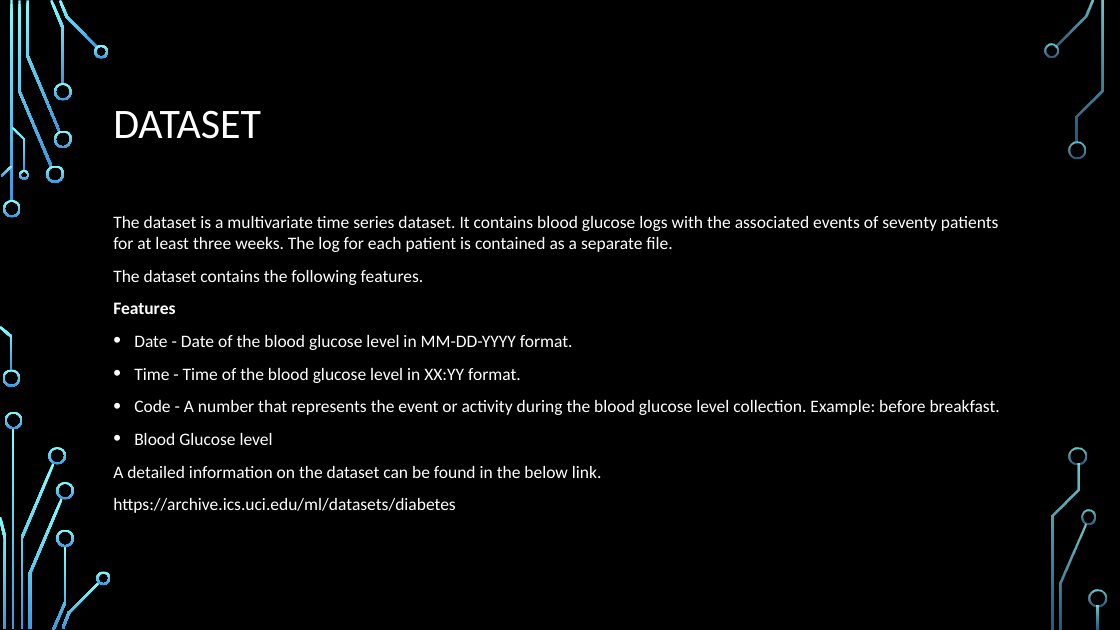
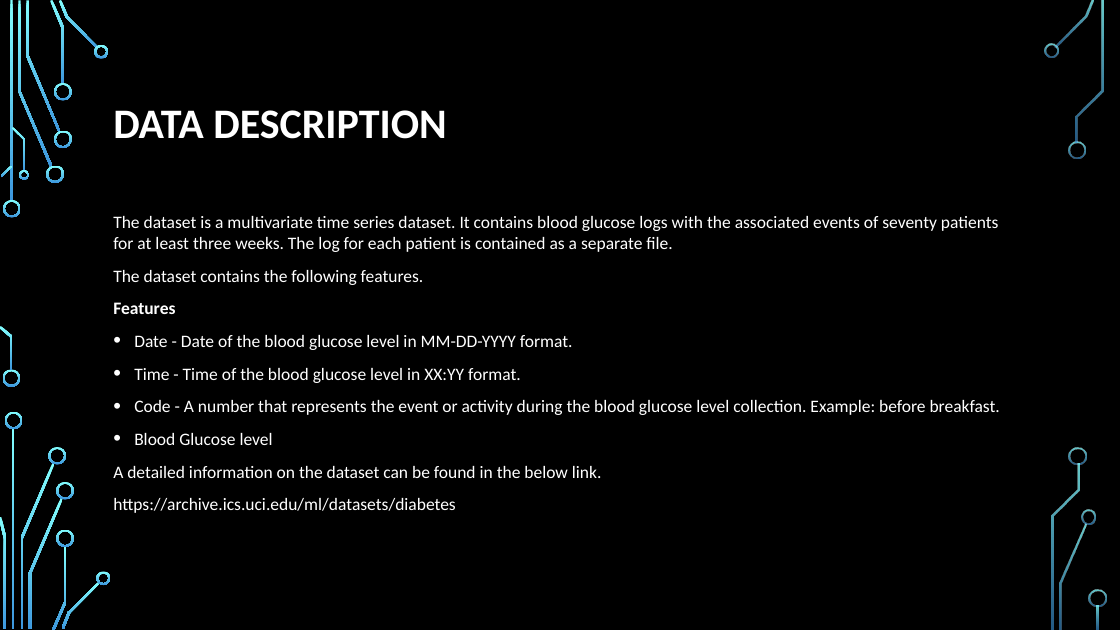
Before and after one commit to johngunaseelan/Hypoglycemia-Detection, a slide deck: slide 4 of Docs/Hypoglycemia Prediction.pptx. Drawn at 1120x630 pixels with LibreOffice and Linux fonts; fonts in the diff are those of the drawing; background and template pictures are left out. Boxes give left, top, right and bottom in pixels: in the first picture for what was removed or moved away, otherwise in the second. Text is boxed around its words. In the diff, an @@ line names an element or a change of style, - is before the commit and + after.

```diff
--- a/Docs/Hypoglycemia Prediction.pptx
+++ b/Docs/Hypoglycemia Prediction.pptx
@@ title at [113, 110, 447, 139]: text changed; bold on @@
-DATASET
+DATA DESCRIPTION
```
Also in this commit, not shown: 3 other slides changed, 1 slide added, 2 other files.
